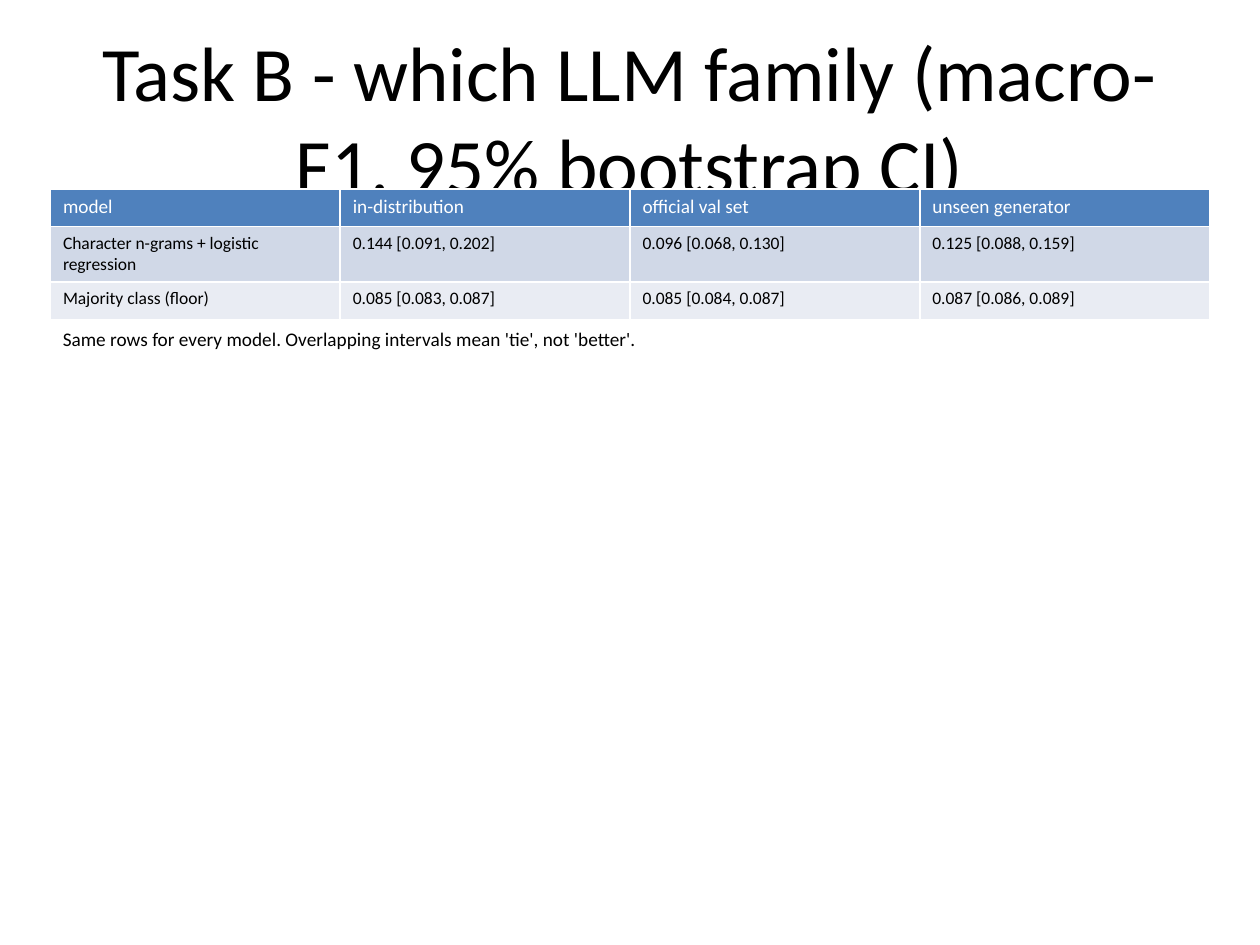
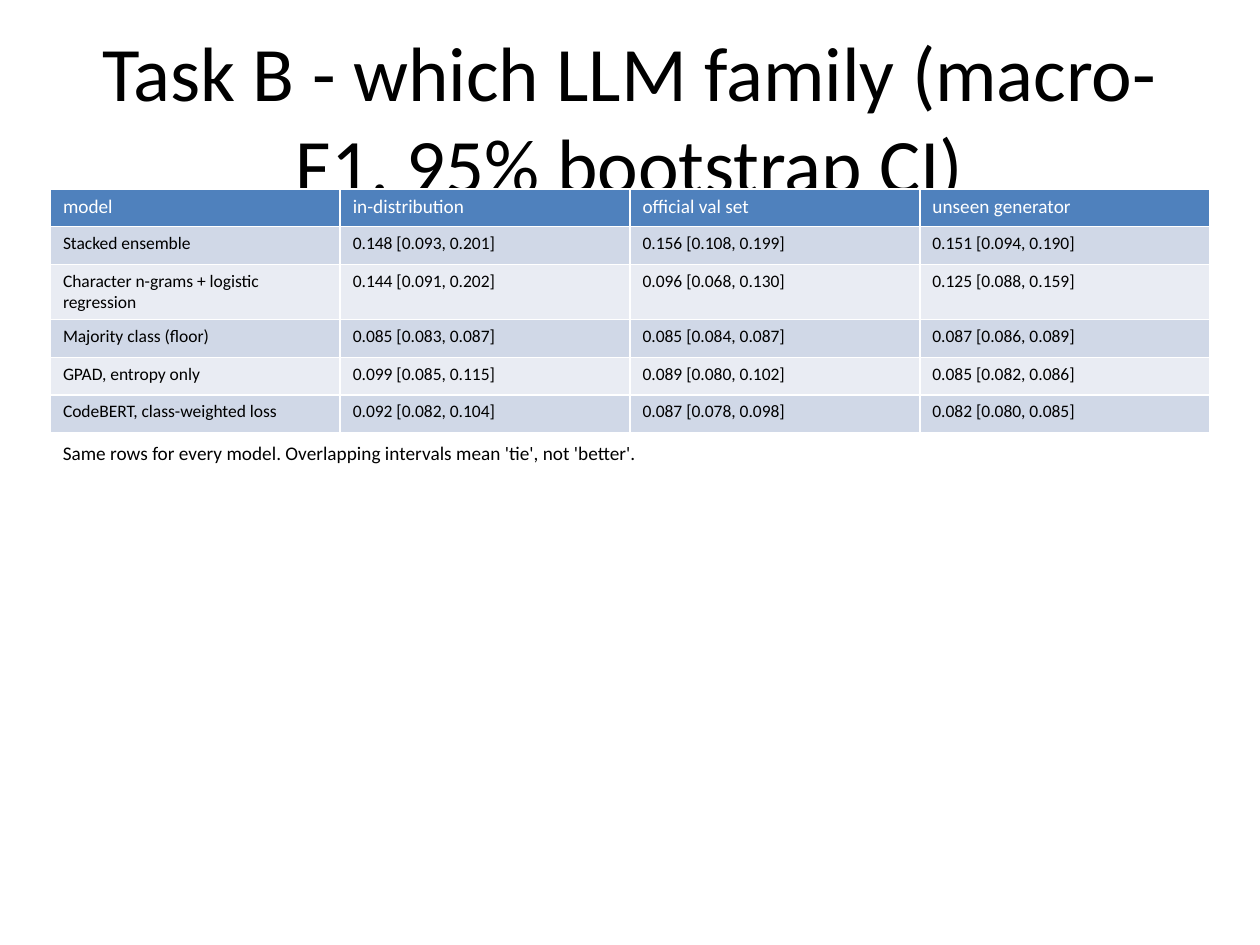
Before and after one commit to ranjankndev/codedetection-human-machine, a slide deck: slide 5 of docs/codedet_slides.pptx. Drawn at 1260x945 pixels with LibreOffice and Linux fonts; fonts in the diff are those of the drawing. Boxes give left, top, right and bottom in pixels: in the first picture for what was removed or moved away, otherwise in the second. Text is boxed around its words. In the diff, an @@ line names an element or a change of style, - is before the commit and + after.

```diff
--- a/docs/codedet_slides.pptx
+++ b/docs/codedet_slides.pptx
@@ table at [50,189,1210,424] @@
+row 2: Stacked ensemble | 0.148 [0.093, 0.201] | 0.156 [0.108, 0.199] | 0.151 [0.094, 0.190]
+row 5: GPAD, entropy only | 0.099 [0.085, 0.115] | 0.089 [0.080, 0.102] | 0.085 [0.082, 0.086]
+row 6: CodeBERT, class-weighted loss | 0.092 [0.082, 0.104] | 0.087 [0.078, 0.098] | 0.082 [0.080, 0.085]
@@ text "Same rows for every model. ...": place and size @@
-text "Same rows for every model. ..." at [63,332,635,350]
+text "Same rows for every model. ..." at [63,446,635,464]
```
Also in this commit, not shown: 16 other files.
